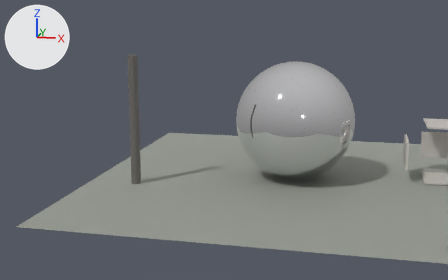
A saved change to the Blender file benchmarks/reference_corpus/scenes/world_sky_sky.blend.
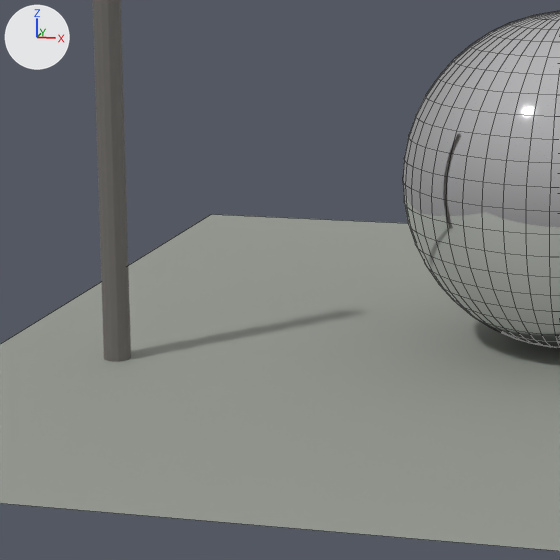
Old and new are each drawn whole from a 50 mm lens placed at (0.87, -7.81, 2.14), pointed at (-0.98, 0.23, 0.41) and again close up on the part from 21% to 65% of the width and 21% to 91% of the height. Arrows for +X, +Y and +Z are at upper left; the lights stay in place. The last two pictures show the newer version. The close-ups show mesh edges as thin lines.

Names of what the first close-up shows: 'CompassPost', 'DeckGround', 'HeroSphere'.
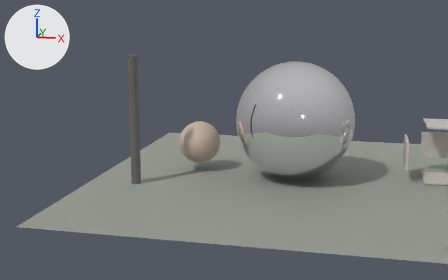
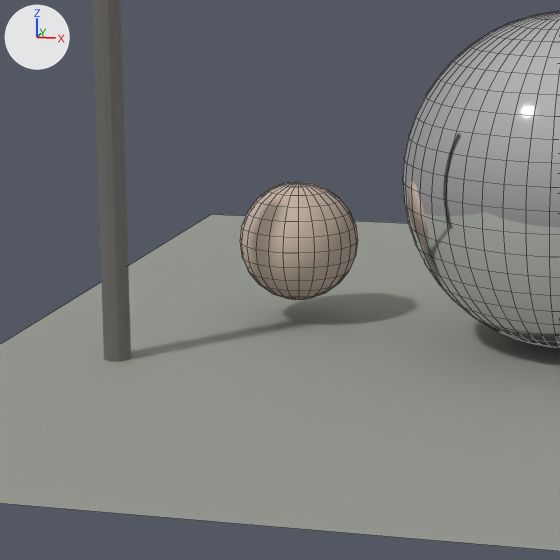
Location of each change, (x1, y1, x2, y2) in pixels of the close-ups (560 x 560 px):
```json
{"object": "TerraceScalp", "change": "added", "after": [240, 182, 358, 300]}
```

Scene script edits in JSON lines:
```json
{"op": "add", "block": "mat_terracescalpmat", "code": ["mat_terracescalpmat = principled_material('TerraceScalpMat')", "mat_terracescalpmat.base_color = (0.58, 0.46, 0.38)  # beige #c8b5a6", "mat_terracescalpmat.roughness = 0.6"]}
{"op": "add", "block": "me_sphere_001", "code": ["me_sphere_001 = bpy.data.meshes.new('Sphere.001')", "me_sphere_001.from_pydata(...)  # a UV sphere (24 segments, 12 rings, poles along z) spanning x -0.28..0.28, y -0.28..0.28, z -0.28..0.28", "me_sphere_001.polygons.foreach_set('use_smooth', [True] * 288)", "me_sphere_001.materials.append(mat_terracescalpmat)  # beige #c8b5a6"]}
{"op": "add", "block": "ob_terracescalp", "code": ["ob_terracescalp = bpy.data.objects.new('TerraceScalp', me_sphere_001)", "ob_terracescalp.location = (-1.3, 0.15, 0.38)"]}
```
